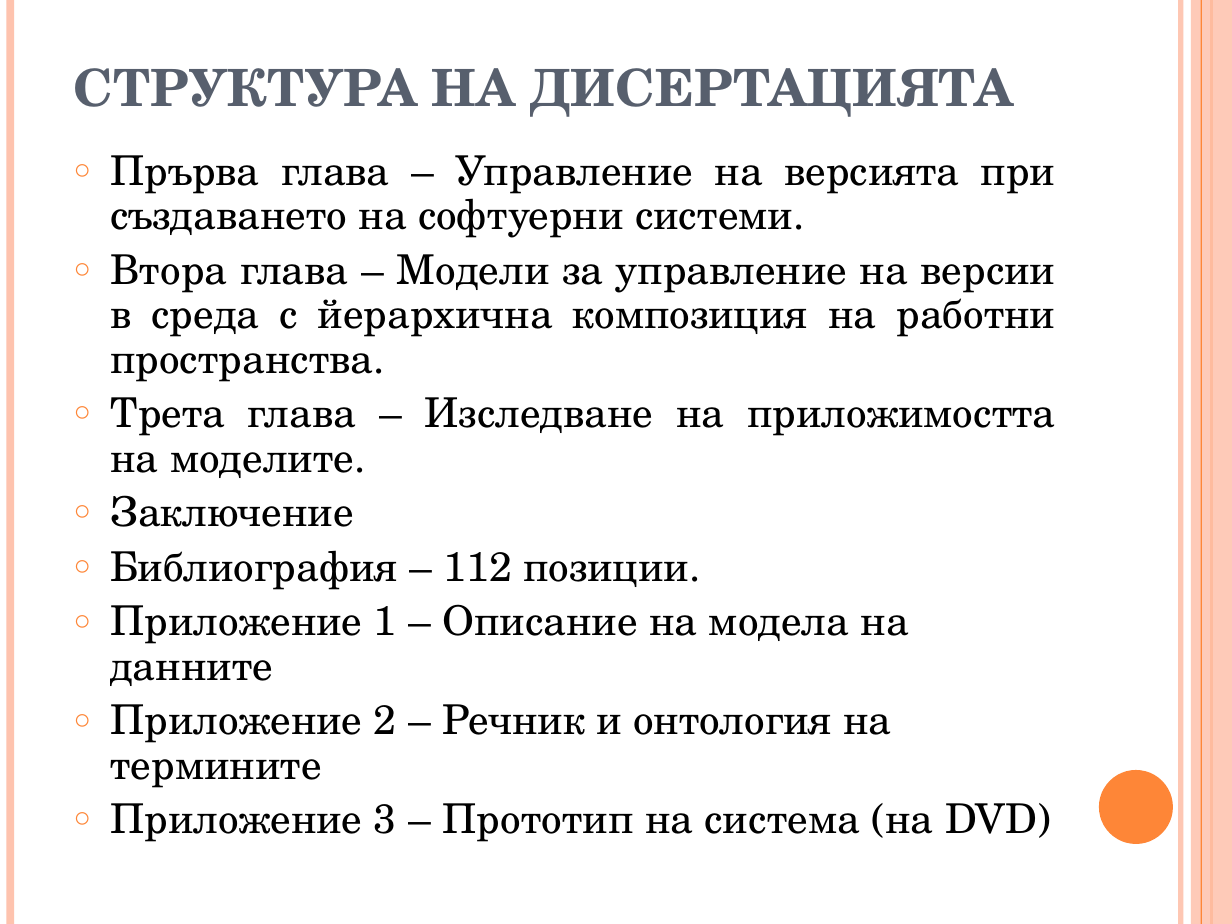
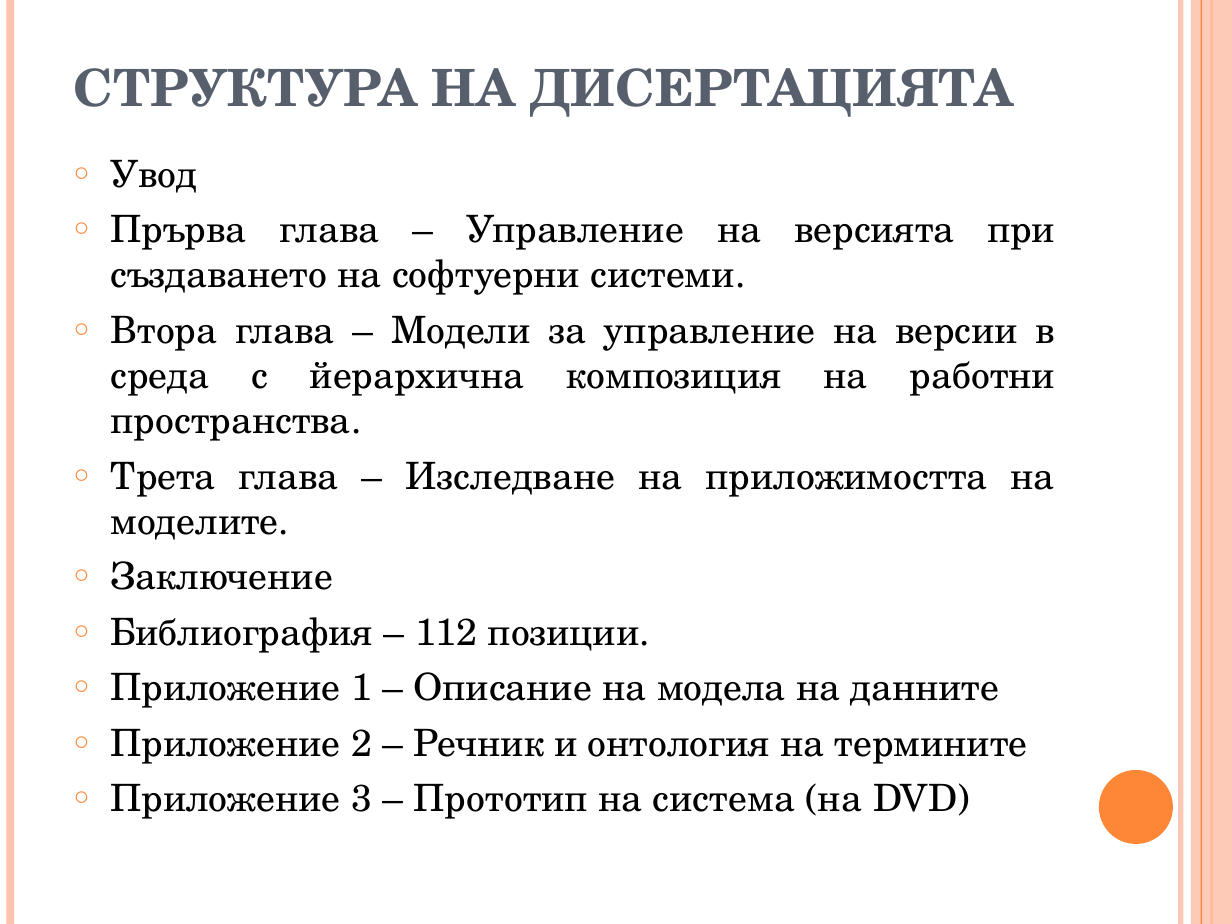
Before and after one commit to vjotov/versia, a slide deck: slide 4 of doc/preseontation.ppt. Drawn at 1232x924 pixels with LibreOffice and Linux fonts; fonts in the diff are those of the drawing. Boxes give left, top, right and bottom in pixels: in the first picture for what was removed or moved away, otherwise in the second. Text is boxed around its words. In the diff, an @@ line names an element or a change of style, - is before the commit and + after.

```diff
--- a/doc/preseontation.ppt
+++ b/doc/preseontation.ppt
@@ text at box(110, 159, 197, 193): paragraph added @@
+○ Увод
@@ text at box(110, 214, 1055, 819): size 24 to 22 pt; line spacing 0.9 to 1 @@
```
Also in this commit, not shown: 4 other slides changed, 2 slides added.
